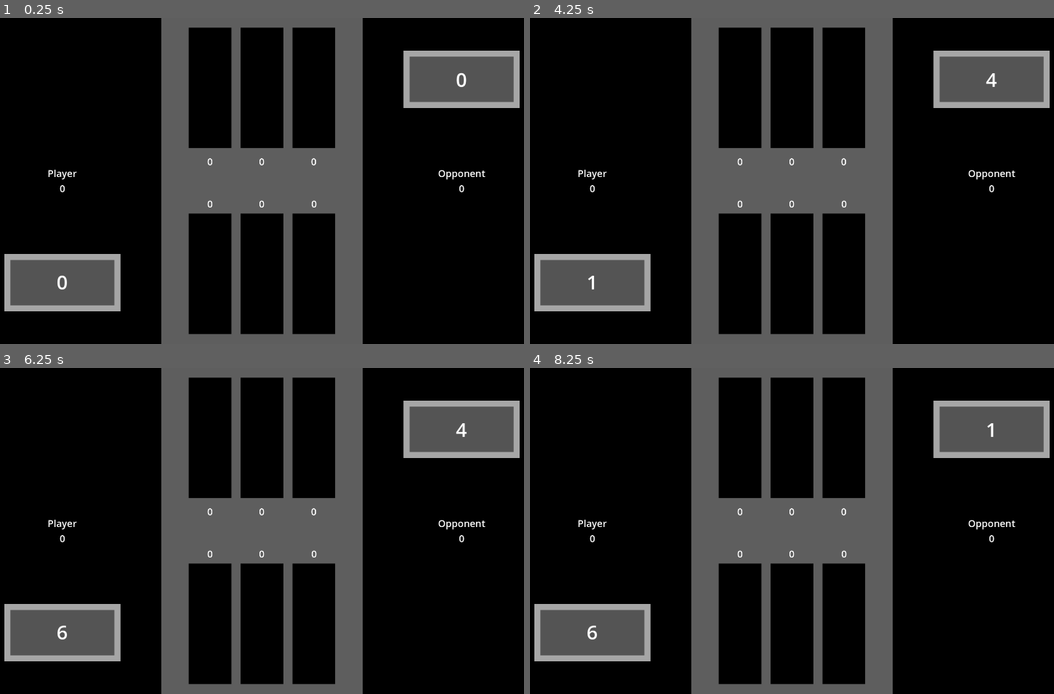
Above: before the commit, frames 1-4 (two rows, left to right).
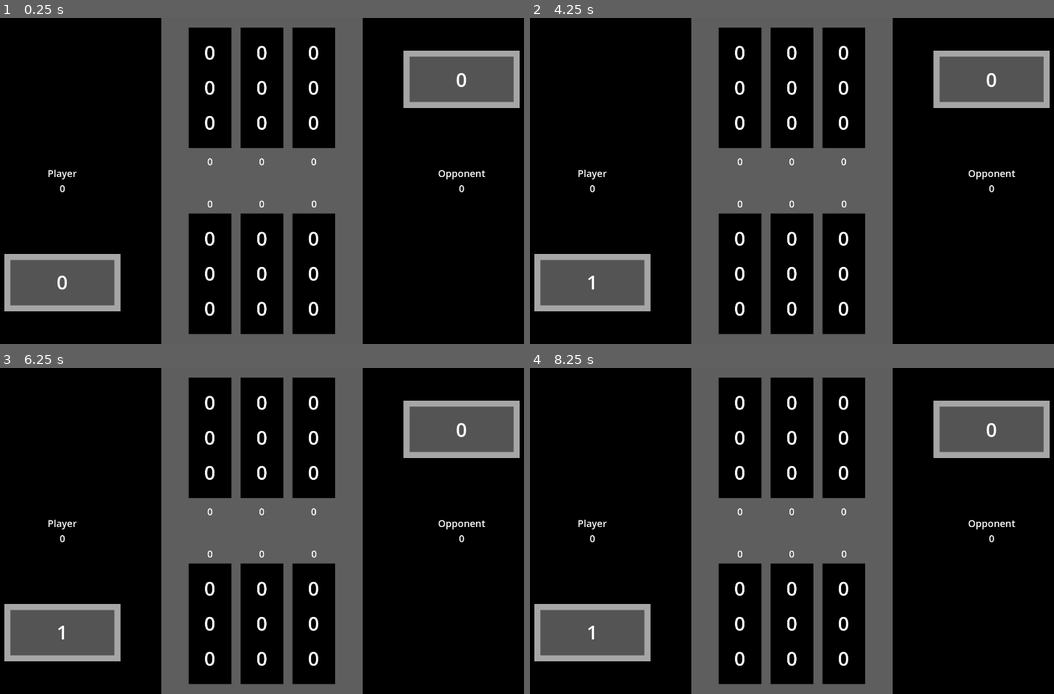
Above: after the commit, the same moments.

Repository: kimalysha93/knucklebones
Game: Godot game, scene res://knucklebones.tscn
The game is run twice, just before and just after one commit, with the same random seed, the same clock (stepped at 60 frames per second) and the same inputs.
Inputs (mouse positions are in pixels of both pictures, inside the frame that each line leads up to):
- Up to frame 1 (0.25 s): no input
- Up to frame 2 (4.25 s): tap Enter at 0.5, 2, 3.5 s; move the mouse to (917, 164) at 0.52 s; click (917, 164) at 0.67 s; tap Space at 1.25, 2.75 s; move the mouse to (676, 197) at 1.27 s; click (676, 197) at 1.42 s; move the mouse to (849, 109) at 2.02 s; click (849, 109) at 2.17 s; move the mouse to (760, 246) at 2.77 s; click (760, 246) at 2.92 s; move the mouse to (964, 229) at 3.52 s; click (964, 229) at 3.67 s
- Up to frame 3 (6.25 s): tap Space at 4.25 s; move the mouse to (89, 482) at 4.27 s; click (89, 482) at 4.42 s; move the mouse to (293, 531) at 5.02 s; click (293, 531) at 5.17 s; move the mouse to (172, 449) at 5.77 s; click (172, 449) at 5.92 s
- Up to frame 4 (8.25 s): move the mouse to (917, 514) at 6.52 s; click (917, 514) at 6.67 s; move the mouse to (676, 547) at 7.27 s; click (676, 547) at 7.42 s; move the mouse to (849, 459) at 8.02 s; click (849, 459) at 8.17 s

The runs differ from the first frame. In frame 1, 0.9% of the frame differs, in the area x 39-61%, y 8-92%; in frame 2, 0.9%; in frame 3, 1.0%; in frame 4, 1.0%, in the area x 10-90%, y 8-92%.

Commit message:
add player dice to one column

Diff:
--- a/knucklebones.tscn
+++ b/knucklebones.tscn
@@ -1,13 +1,39 @@
-[gd_scene load_steps=3 format=3 uid="uid://ccv14bhoxf00s"]
+[gd_scene load_steps=4 format=3 uid="uid://ccv14bhoxf00s"]
 
 [ext_resource type="Texture2D" uid="uid://bjo71cjqgxlhi" path="res://assets/background_interface.png" id="1_n6mj2"]
 [ext_resource type="Script" uid="uid://j30roil5u130" path="res://scripts/game_manager.gd" id="2_0ki74"]
+
+[sub_resource type="RectangleShape2D" id="RectangleShape2D_xgjk0"]
+size = Vector2(142.85, 402)
 
 [node name="Knucklebones" type="Node2D"]
 
 [node name="background_interface" type="Sprite2D" parent="."]
 position = Vector2(960, 540)
 texture = ExtResource("1_n6mj2")
+
+[node name="PlayerColumns" type="Node" parent="."]
+
+[node name="PlayerColumn0" type="Area2D" parent="PlayerColumns"]
+position = Vector2(717.3, 648)
+
+[node name="PlayerColumnColision0" type="CollisionShape2D" parent="PlayerColumns/PlayerColumn0"]
+position = Vector2(72.275, 199)
+shape = SubResource("RectangleShape2D_xgjk0")
+
+[node name="PlayerColumn1" type="Area2D" parent="PlayerColumns"]
+position = Vector2(889.1, 648)
+
+[node name="PlayerColumnColision1" type="CollisionShape2D" parent="PlayerColumns/PlayerColumn1"]
+position = Vector2(72.275, 199)
+shape = SubResource("RectangleShape2D_xgjk0")
+
+[node name="PlayerColumn2" type="Area2D" parent="PlayerColumns"]
+position = Vector2(1060.6, 648)
+
+[node name="PlayerColumnColision2" type="CollisionShape2D" parent="PlayerColumns/PlayerColumn2"]
+position = Vector2(72.275, 199)
+shape = SubResource("RectangleShape2D_xgjk0")
 
 [node name="GameManager" type="Node" parent="."]
 script = ExtResource("2_0ki74")
@@ -128,6 +154,116 @@
 vertical_alignment = 1
 metadata/_edit_use_anchors_ = true
 
+[node name="PlayerGrid" type="Node" parent="GameManager/DiceLabels"]
+
+[node name="PlayerDiceRoll_00" type="Label" parent="GameManager/DiceLabels/PlayerGrid"]
+offset_left = 741.0
+offset_top = 682.4
+offset_right = 835.5
+offset_bottom = 776.9
+theme_override_colors/font_color = Color(1, 1, 1, 1)
+theme_override_font_sizes/font_size = 64
+text = "0"
+horizontal_alignment = 1
+vertical_alignment = 1
+metadata/_edit_use_anchors_ = true
+
+[node name="PlayerDiceRoll_10" type="Label" parent="GameManager/DiceLabels/PlayerGrid"]
+offset_left = 741.0
+offset_top = 797.9
+offset_right = 835.5
+offset_bottom = 892.4
+theme_override_colors/font_color = Color(1, 1, 1, 1)
+theme_override_font_sizes/font_size = 64
+text = "0"
+horizontal_alignment = 1
+vertical_alignment = 1
+metadata/_edit_use_anchors_ = true
+
+[node name="PlayerDiceRoll_20" type="Label" parent="GameManager/DiceLabels/PlayerGrid"]
+offset_left = 741.0
+offset_top = 913.5
+offset_right = 835.5
+offset_bottom = 1008.0
+theme_override_colors/font_color = Color(1, 1, 1, 1)
+theme_override_font_sizes/font_size = 64
+text = "0"
+horizontal_alignment = 1
+vertical_alignment = 1
+metadata/_edit_use_anchors_ = true
+
+[node name="PlayerDiceRoll_01" type="Label" parent="GameManager/DiceLabels/PlayerGrid"]
+offset_left = 912.8
+offset_top = 682.4
+offset_right = 1007.3
+offset_bottom = 776.9
+theme_override_colors/font_color = Color(1, 1, 1, 1)
+theme_override_font_sizes/font_size = 64
+text = "0"
+horizontal_alignment = 1
+vertical_alignment = 1
+metadata/_edit_use_anchors_ = true
+
+[node name="PlayerDiceRoll_11" type="Label" parent="GameManager/DiceLabels/PlayerGrid"]
+offset_left = 912.8
+offset_top = 797.9
+offset_right = 1007.3
+offset_bottom = 892.4
+theme_override_colors/font_color = Color(1, 1, 1, 1)
+theme_override_font_sizes/font_size = 64
+text = "0"
+horizontal_alignment = 1
+vertical_alignment = 1
+metadata/_edit_use_anchors_ = true
+
+[node name="PlayerDiceRoll_21" type="Label" parent="GameManager/DiceLabels/PlayerGrid"]
+offset_left = 912.8
+offset_top = 913.5
+offset_right = 1007.3
+offset_bottom = 1008.0
+theme_override_colors/font_color = Color(1, 1, 1, 1)
+theme_override_font_sizes/font_size = 64
+text = "0"
+horizontal_alignment = 1
+vertical_alignment = 1
+metadata/_edit_use_anchors_ = true
+
+[node name="PlayerDiceRoll_02" type="Label" parent="GameManager/DiceLabels/PlayerGrid"]
+offset_left = 1084.3
+offset_top = 682.4
+offset_right = 1178.8
+offset_bottom = 776.9
+theme_override_colors/font_color = Color(1, 1, 1, 1)
+theme_override_font_sizes/font_size = 64
+text = "0"
+horizontal_alignment = 1
+vertical_alignment = 1
+metadata/_edit_use_anchors_ = true
+
+[node name="PlayerDiceRoll_12" type="Label" parent="GameManager/DiceLabels/PlayerGrid"]
+offset_left = 1084.3
+offset_top = 797.9
+offset_right = 1178.8
+offset_bottom = 892.4
+theme_override_colors/font_color = Color(1, 1, 1, 1)
+theme_override_font_sizes/font_size = 64
+text = "0"
+horizontal_alignment = 1
+vertical_alignment = 1
+metadata/_edit_use_anchors_ = true
+
+[node name="PlayerDiceRoll_22" type="Label" parent="GameManager/DiceLabels/PlayerGrid"]
+offset_left = 1084.3
+offset_top = 913.5
+offset_right = 1178.8
+offset_bottom = 1008.0
+theme_override_colors/font_color = Color(1, 1, 1, 1)
+theme_override_font_sizes/font_size = 64
+text = "0"
+horizontal_alignment = 1
+vertical_alignment = 1
+metadata/_edit_use_anchors_ = true
+
 [node name="OppDiceRoll" type="Label" parent="GameManager/DiceLabels"]
 offset_left = 1572.7
 offset_top = 155.9
@@ -138,3 +274,115 @@
 text = "0"
 horizontal_alignment = 1
 vertical_alignment = 1
+
+[node name="OppGrid" type="Node" parent="GameManager/DiceLabels/OppDiceRoll"]
+
+[node name="OppDiceRoll_00" type="Label" parent="GameManager/DiceLabels/OppDiceRoll/OppGrid"]
+offset_left = 741.0
+offset_top = 66.4
+offset_right = 835.5
+offset_bottom = 160.9
+theme_override_colors/font_color = Color(1, 1, 1, 1)
+theme_override_font_sizes/font_size = 64
+text = "0"
+horizontal_alignment = 1
+vertical_alignment = 1
+metadata/_edit_use_anchors_ = true
+
+[node name="OppDiceRoll_10" type="Label" parent="GameManager/DiceLabels/OppDiceRoll/OppGrid"]
+offset_left = 741.0
+offset_top = 182.0
+offset_right = 835.5
+offset_bottom = 276.5
+theme_override_colors/font_color = Color(1, 1, 1, 1)
+theme_override_font_sizes/font_size = 64
+text = "0"
+horizontal_alignment = 1
+vertical_alignment = 1
+metadata/_edit_use_anchors_ = true
+
+[node name="OppDiceRoll_20" type="Label" parent="GameManager/DiceLabels/OppDiceRoll/OppGrid"]
+offset_left = 741.0
+offset_top = 297.5
+offset_right = 835.5
+offset_bottom = 392.0
+theme_override_colors/font_color = Color(1, 1, 1, 1)
+theme_override_font_sizes/font_size = 64
+text = "0"
+horizontal_alignment = 1
+vertical_alignment = 1
+metadata/_edit_use_anchors_ = true
+
+[node name="OppDiceRoll_01" type="Label" parent="GameManager/DiceLabels/OppDiceRoll/OppGrid"]
+offset_left = 912.8
+offset_top = 66.4
+offset_right = 1007.3
+offset_bottom = 160.9
+theme_override_colors/font_color = Color(1, 1, 1, 1)
+theme_override_font_sizes/font_size = 64
+text = "0"
+horizontal_alignment = 1
+vertical_alignment = 1
+metadata/_edit_use_anchors_ = true
+
+[node name="OppDiceRoll_11" type="Label" parent="GameManager/DiceLabels/OppDiceRoll/OppGrid"]
+offset_left = 912.8
+offset_top = 182.0
+offset_right = 1007.3
+offset_bottom = 276.5
+theme_override_colors/font_color = Color(1, 1, 1, 1)
+theme_override_font_sizes/font_size = 64
+text = "0"
+horizontal_alignment = 1
+vertical_alignment = 1
+metadata/_edit_use_anchors_ = true
+
+[node name="OppDiceRoll_21" type="Label" parent="GameManager/DiceLabels/OppDiceRoll/OppGrid"]
+offset_left = 912.8
+offset_top = 297.5
+offset_right = 1007.3
+offset_bottom = 392.0
+theme_override_colors/font_color = Color(1, 1, 1, 1)
+theme_override_font_sizes/font_size = 64
+text = "0"
+horizontal_alignment = 1
+vertical_alignment = 1
+metadata/_edit_use_anchors_ = true
+
+[node name="OppDiceRoll_02" type="Label" parent="GameManager/DiceLabels/OppDiceRoll/OppGrid"]
+offset_left = 1084.3
+offset_top = 66.4
+offset_right = 1178.8
+offset_bottom = 160.9
+theme_override_colors/font_color = Color(1, 1, 1, 1)
+theme_override_font_sizes/font_size = 64
+text = "0"
+horizontal_alignment = 1
+vertical_alignment = 1
+metadata/_edit_use_anchors_ = true
+
+[node name="OppDiceRoll_12" type="Label" parent="GameManager/DiceLabels/OppDiceRoll/OppGrid"]
+offset_left = 1084.3
+offset_top = 182.0
+offset_right = 1178.8
+offset_bottom = 276.5
+theme_override_colors/font_color = Color(1, 1, 1, 1)
+theme_override_font_sizes/font_size = 64
+text = "0"
+horizontal_alignment = 1
+vertical_alignment = 1
+metadata/_edit_use_anchors_ = true
+
+[node name="OppDiceRoll_22" type="Label" parent="GameManager/DiceLabels/OppDiceRoll/OppGrid"]
+offset_left = 1084.3
+offset_top = 297.5
+offset_right = 1178.8
+offset_bottom = 392.0
+theme_override_colors/font_color = Color(1, 1, 1, 1)
+theme_override_font_sizes/font_size = 64
+text = "0"
+horizontal_alignment = 1
+vertical_alignment = 1
+metadata/_edit_use_anchors_ = true
+
+[connection signal="input_event" from="PlayerColumns/PlayerColumn0" to="GameManager" method="_on_player_column_0_input_event"]
--- a/scripts/game_manager.gd
+++ b/scripts/game_manager.gd
@@ -16,6 +16,8 @@
 	[0,0,0],
 	[0,0,0],]
 
+# may axis flip (when displaying), bc dice go upwards instead of downward
+# can still code it normally then flip it at the end
 var opp_grid = [
 	[0,0,0],
 	[0,0,0],
@@ -26,6 +28,30 @@
 @onready var opp_dice_roll: Label = $DiceLabels/OppDiceRoll
 @onready var roll_timer: Timer = $"../RollTimer"
 
+# Player Dice Grid
+@onready var player_dice_roll_00: Label = $DiceLabels/PlayerGrid/PlayerDiceRoll_00
+@onready var player_dice_roll_10: Label = $DiceLabels/PlayerGrid/PlayerDiceRoll_10
+@onready var player_dice_roll_20: Label = $DiceLabels/PlayerGrid/PlayerDiceRoll_20
+@onready var player_dice_roll_01: Label = $DiceLabels/PlayerGrid/PlayerDiceRoll_01
+@onready var player_dice_roll_11: Label = $DiceLabels/PlayerGrid/PlayerDiceRoll_11
+@onready var player_dice_roll_21: Label = $DiceLabels/PlayerGrid/PlayerDiceRoll_21
+@onready var player_dice_roll_02: Label = $DiceLabels/PlayerGrid/PlayerDiceRoll_02
+@onready var player_dice_roll_12: Label = $DiceLabels/PlayerGrid/PlayerDiceRoll_12
+@onready var player_dice_roll_22: Label = $DiceLabels/PlayerGrid/PlayerDiceRoll_22
+
+# Opponent Dice Grid
+@onready var opp_dice_roll_00: Label = $DiceLabels/OppDiceRoll/OppGrid/OppDiceRoll_00
+@onready var opp_dice_roll_10: Label = $DiceLabels/OppDiceRoll/OppGrid/OppDiceRoll_10
+@onready var opp_dice_roll_20: Label = $DiceLabels/OppDiceRoll/OppGrid/OppDiceRoll_20
+@onready var opp_dice_roll_01: Label = $DiceLabels/OppDiceRoll/OppGrid/OppDiceRoll_01
+@onready var opp_dice_roll_11: Label = $DiceLabels/OppDiceRoll/OppGrid/OppDiceRoll_11
+@onready var opp_dice_roll_21: Label = $DiceLabels/OppDiceRoll/OppGrid/OppDiceRoll_21
+@onready var opp_dice_roll_02: Label = $DiceLabels/OppDiceRoll/OppGrid/OppDiceRoll_02
+@onready var opp_dice_roll_12: Label = $DiceLabels/OppDiceRoll/OppGrid/OppDiceRoll_12
+@onready var opp_dice_roll_22: Label = $DiceLabels/OppDiceRoll/OppGrid/OppDiceRoll_22
+
+
+
 
 func _ready() -> void:
 	if turn:
@@ -33,39 +59,93 @@
 	else:
 		opp_turn()
 
+# update player grid
+func update_player_board():
+	player_dice_roll_00.text = str(player_grid[0][0])
+	player_dice_roll_10.text = str(player_grid[1][0])
+	player_dice_roll_20.text = str(player_grid[2][0])
+	player_dice_roll_01.text = str(player_grid[0][1])
+	player_dice_roll_11.text = str(player_grid[1][1])
+	player_dice_roll_21.text = str(player_grid[2][1])
+	player_dice_roll_02.text = str(player_grid[0][2])
+	player_dice_roll_12.text = str(player_grid[1][2])
+	player_dice_roll_22.text = str(player_grid[2][2])
+
+# update opponent grid
+func update_opp_board():
+	opp_dice_roll_00.text = str(opp_grid[0][0])
+	opp_dice_roll_10.text = str(opp_grid[1][0])
+	opp_dice_roll_20.text = str(opp_grid[2][0])
+	opp_dice_roll_01.text = str(opp_grid[0][1])
+	opp_dice_roll_11.text = str(opp_grid[1][1])
+	opp_dice_roll_21.text = str(opp_grid[2][1])
+	opp_dice_roll_02.text = str(opp_grid[0][2])
+	opp_dice_roll_12.text = str(opp_grid[1][2])
+	opp_dice_roll_22.text = str(opp_grid[2][2])
+
+# updates user-facing boards and calculates scores
+func update_all():
+	update_player_board()
+	update_opp_board()
+	# calculate and update column scores and total scores
+		# use dictionary
+
+
+
 # rolls the dice for player
 func player_roll():
 	dice_roll = int(floor(rng.randf_range(1,7)))
 	# instead of changing text, would change sprite here
 	player_dice_roll.text = str(dice_roll)
-	return dice_roll
+	# return dice_roll
 
 # rolls the dice for opponent
 func opp_roll():
 	dice_roll = int(floor(rng.randf_range(1,7)))
 	# instead of changing text, would change sprite here
 	opp_dice_roll.text = str(dice_roll)
-	return dice_roll
+	# return dice_roll
 
 
 func player_turn():
 	# start dice rolling animation here
 	await get_tree().create_timer(2).timeout
 	var roll = player_roll()
-	player_input = true
+	player_input = true # set to true when player can go
+	'''
 	print("player: "+str(roll))
+	'''
 
 	# wait for player input to select column
+	# _on_player_column_0_input_event function
 
+# update player grid
 
-	# add dice to selected column
+func _on_player_column_0_input_event(viewport: Node, event: InputEvent, shape_idx: int) -> void:
+	if player_input && event.is_pressed():
+		var available = false
+		# check if spot in column, add dice if available
+		for i in range(3):
+			if player_grid[i][0] == 0:
+				available = true
+				player_grid[i][0] = dice_roll
+				# visual update to player grid
+				break
 
+		# statement only triggers if dice was added to the column
+		if available:
+			# function for eliminating dice on opponent side
+			update_all()
+			# if board is not full, continue playing
+				# set player_input to false so player can't click anymore
+			player_input = false
+			opp_turn()
+				# opp_turn()
+			# otherwise, end game and declare winner
+		pass
 
-	# calculate and update column score and total score
+	pass # Replace with function body.
 
-	# if board is not full, continue playing
-	opp_turn()
-	# otehrwise, end game and declare winner
 
 func opp_turn():
 	# start dice rolling animation here
